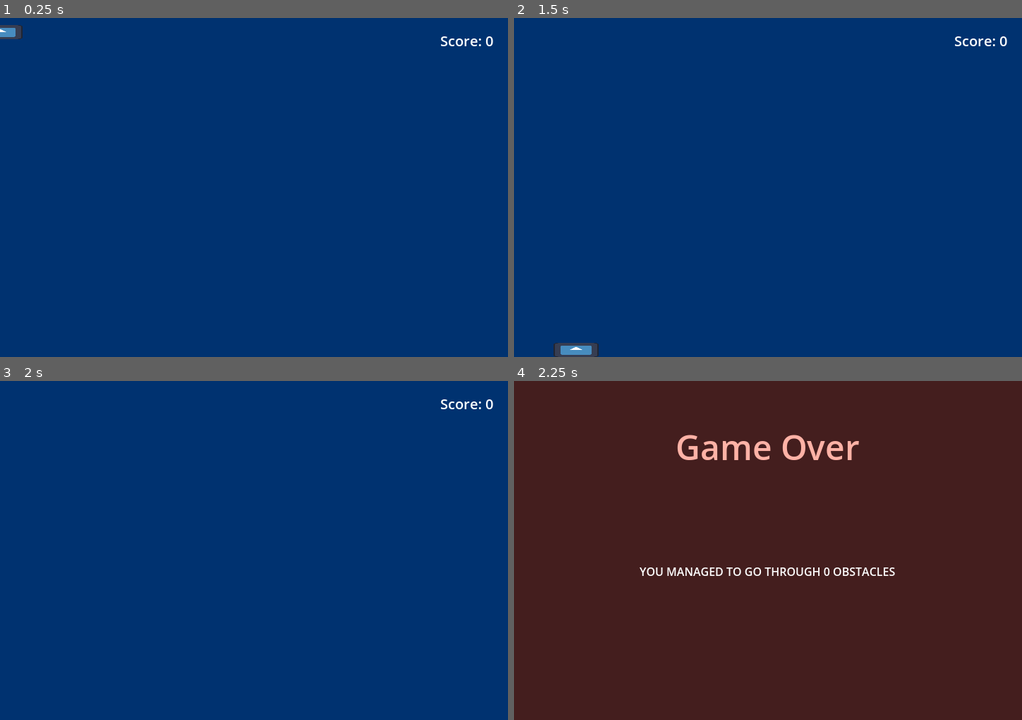
Above: before the commit, frames 1-4 (two rows, left to right).
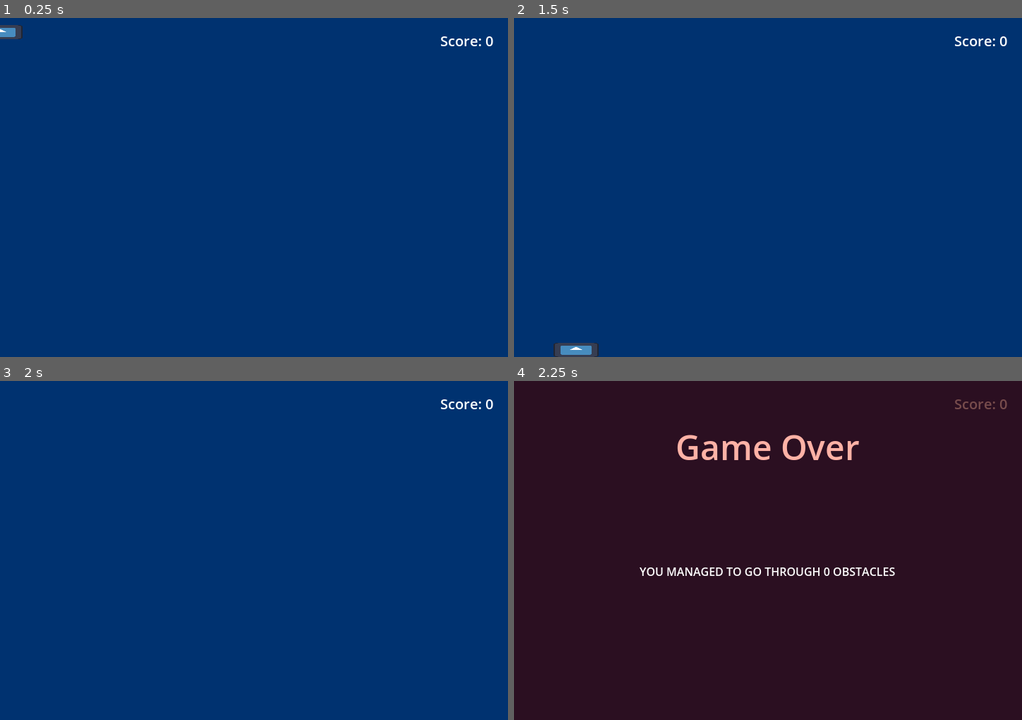
Above: after the commit, the same moments.

Repository: KreaeTerra/Proppy-Plane
Game: Godot game, scene res://scenes/world.tscn
The game is run twice, just before and just after one commit, with the same random seed, the same clock (stepped at 60 frames per second) and the same inputs. The engine's default icon, where the game draws it, is replaced by a stand-in: a white triangle on a blue panel in a dark square.
Inputs:
- Up to frame 1 (0.25 s): no input
- Up to frame 2 (1.5 s): hold Right (ui_right) 0.53-1.28 s; hold Left (ui_left) from 1.28 s (still down)
- Up to frame 3 (2 s): keep holding Left (ui_left)
- Up to frame 4 (2.25 s): tap Enter at 2 s; release Left (ui_left) at 2.03 s; hold Right (ui_right) from 2.03 s (still down)

Frames 1-3 are identical in both runs. In frame 4, 98% of the frame differs, in the area x 0-100%, y 0-100%.

Commit message:
Add the game over scene as child of world and pause world instad of replacing it entirely

Diff:
--- a/scenes/game_over_screen.tscn
+++ b/scenes/game_over_screen.tscn
@@ -2,26 +2,19 @@
 
 [ext_resource type="Script" path="res://scripts/game_over_screen.gd" id="1_a1t8i"]
 
-[node name="GameOverScreen" type="Control"]
-layout_mode = 3
+[node name="GameOverScreen" type="CanvasLayer"]
+script = ExtResource("1_a1t8i")
+
+[node name="Background" type="ColorRect" parent="."]
+process_mode = 3
 anchors_preset = 15
 anchor_right = 1.0
 anchor_bottom = 1.0
 grow_horizontal = 2
 grow_vertical = 2
-script = ExtResource("1_a1t8i")
-
-[node name="Background" type="ColorRect" parent="."]
-layout_mode = 1
-anchors_preset = 15
-anchor_right = 1.0
-anchor_bottom = 1.0
-grow_horizontal = 2
-grow_vertical = 2
-color = Color(0.243137, 0, 0, 0.6)
+color = Color(0.243137, 0, 0, 0.701961)
 
 [node name="MainText" type="Label" parent="."]
-layout_mode = 0
 offset_top = 30.0
 offset_right = 720.0
 offset_bottom = 158.0
@@ -32,7 +25,6 @@
 vertical_alignment = 1
 
 [node name="ScoreLabel" type="Label" parent="."]
-layout_mode = 0
 offset_top = 180.0
 offset_right = 720.0
 offset_bottom = 360.0
--- a/scripts/game_over_screen.gd
+++ b/scripts/game_over_screen.gd
@@ -1,4 +1,4 @@
-extends Control
+extends CanvasLayer
 
 var score : int = 0
 @onready var score_label : Label = $ScoreLabel
--- a/scripts/world.gd
+++ b/scripts/world.gd
@@ -31,7 +31,9 @@
 	timer.start()
 
 func player_hits_obstacle(body):
-	get_tree().change_scene_to_packed(scene_game_over)
+	var game_over : Node = scene_game_over.instantiate()
+	add_child(game_over)
+	get_tree().paused = true
 
 func player_passed_gap(area):
 	score += 1
